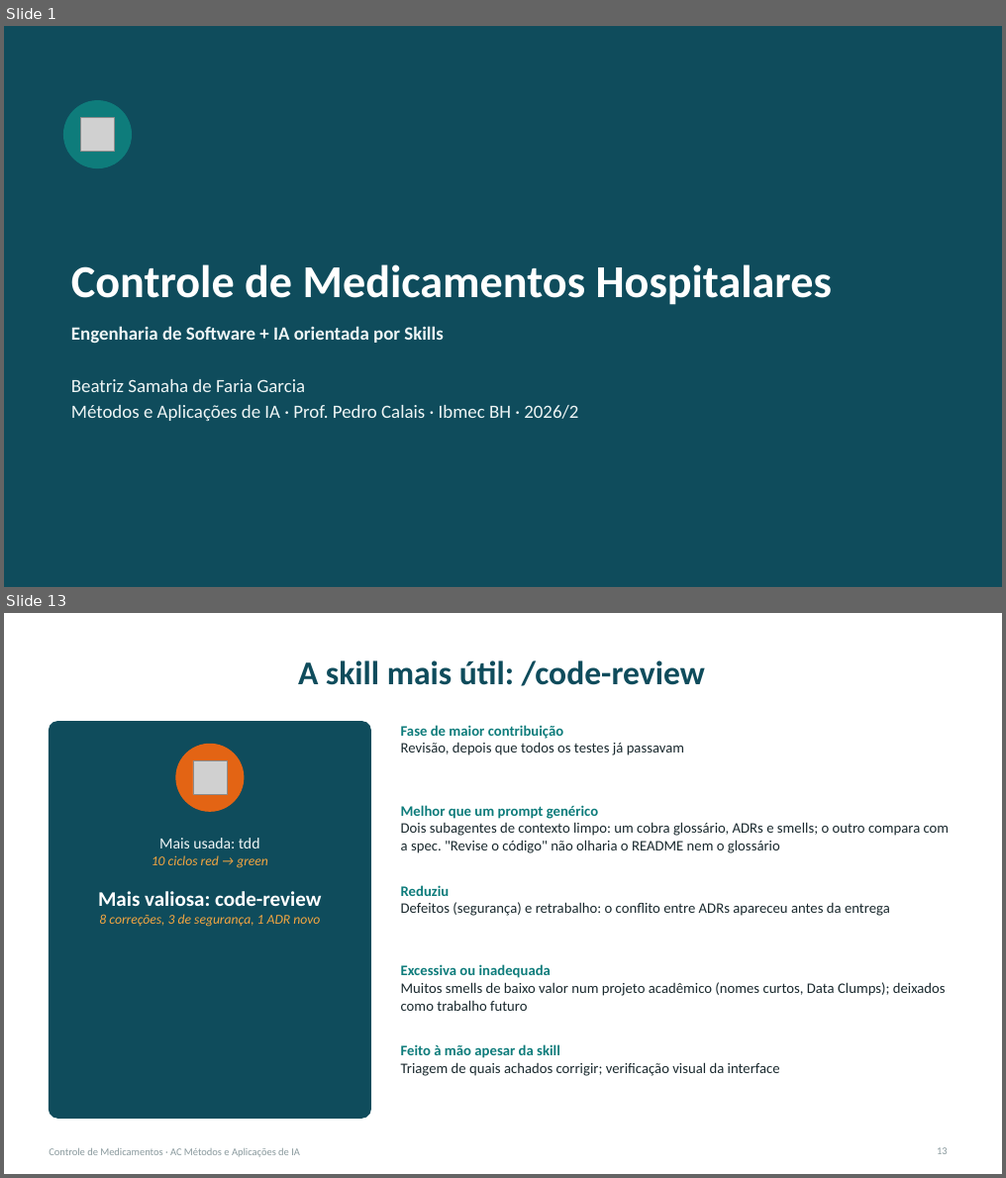
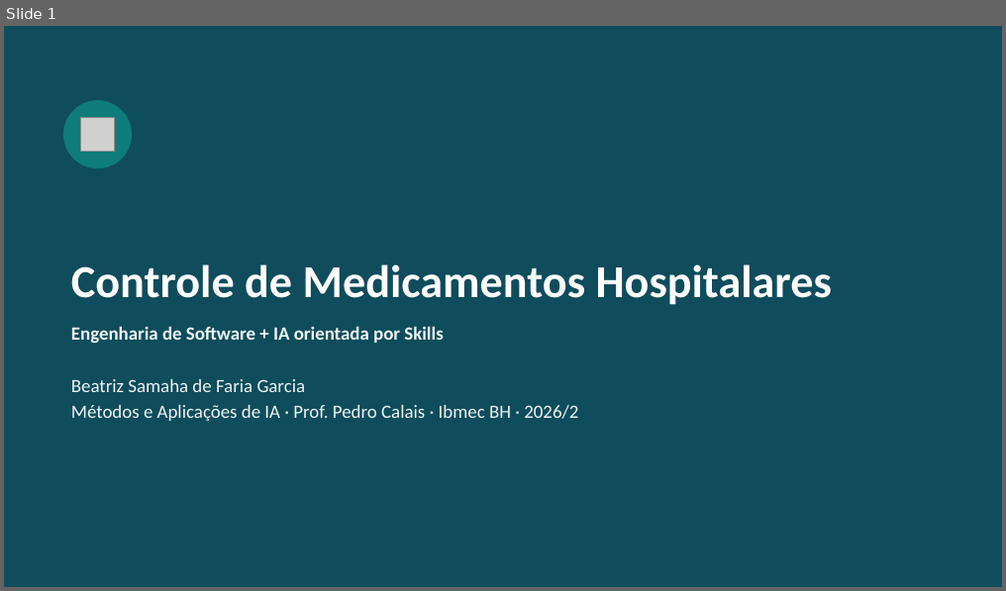
Before and after one commit to BeatrizSamaha/ac-ia-skills, a slide deck: slides/apresentacao.pptx. Shown one above the other, each under a label of ours: slides 1 and 13 before the commit, slide 1 after it; the slides between them are not shown. The pictures are 1006x1178 and 1006x591 pixels, drawn with LibreOffice and Linux fonts; fonts in the diff are those of the drawing; grey boxes stand for pictures. Boxes give left, top, right and bottom in pixels: in the first picture for what was removed or moved away, otherwise in the second. Text is boxed around its words. In the diff, an @@ line names an element or a change of style, - is before the commit and + after.

```diff
--- a/slides/apresentacao.pptx
+++ b/slides/apresentacao.pptx
@@ slide 13 removed at <box>4,613,1002,1174</box>, background #FFFFFF @@
@@ title removed at <box>298,661,705,686</box> @@
-A skill mais útil: /code-review
@@ rounded rectangle removed at <box>49,722,371,1118</box> @@
@@ text removed at <box>401,725,684,756</box> @@
-Fase de maior contribuição
-Revisão, depois que todos os testes já passavam
@@ ellipse removed at <box>176,744,244,811</box> @@
@@ picture removed at <box>193,761,227,795</box> @@
@@ text removed at <box>401,805,949,854</box> @@
-Melhor que um prompt genérico
-Dois subagentes de contexto limpo: um cobra glossário, ADRs e smells; o outro compara com a spec. "Revise o código" não olharia o README nem o glossário
@@ text removed at <box>98,838,321,927</box> @@
-Mais usada: tdd
-10 ciclos red → green
-Mais valiosa: code-review
-8 correções, 3 de segurança, 1 ADR novo
@@ text removed at <box>401,885,890,916</box> @@
-Reduziu
-Defeitos (segurança) e retrabalho: o conflito entre ADRs apareceu antes da entrega
@@ text removed at <box>401,964,945,1011</box> @@
-Excessiva ou inadequada
-Muitos smells de baixo valor num projeto acadêmico (nomes curtos, Data Clumps); deixados como trabalho futuro
@@ text removed at <box>401,1045,780,1076</box> @@
-Feito à mão apesar da skill
-Triagem de quais achados corrigir; verificação visual da interface
@@ text removed at <box>49,1149,300,1157</box> @@
-Controle de Medicamentos · AC Métodos e Aplicações de IA
@@ page number removed at <box>937,1148,947,1155</box> @@
-13
```
Also in this commit, not shown: 14 slides changed, 6 slides added, 10 other files.
